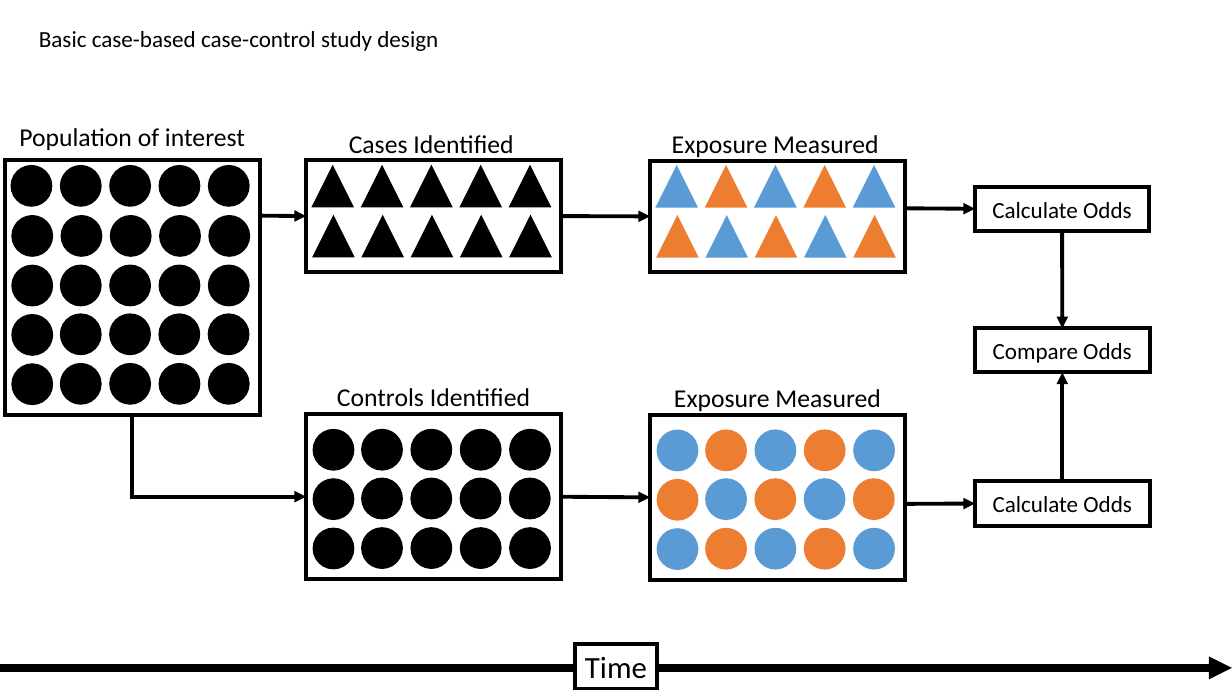
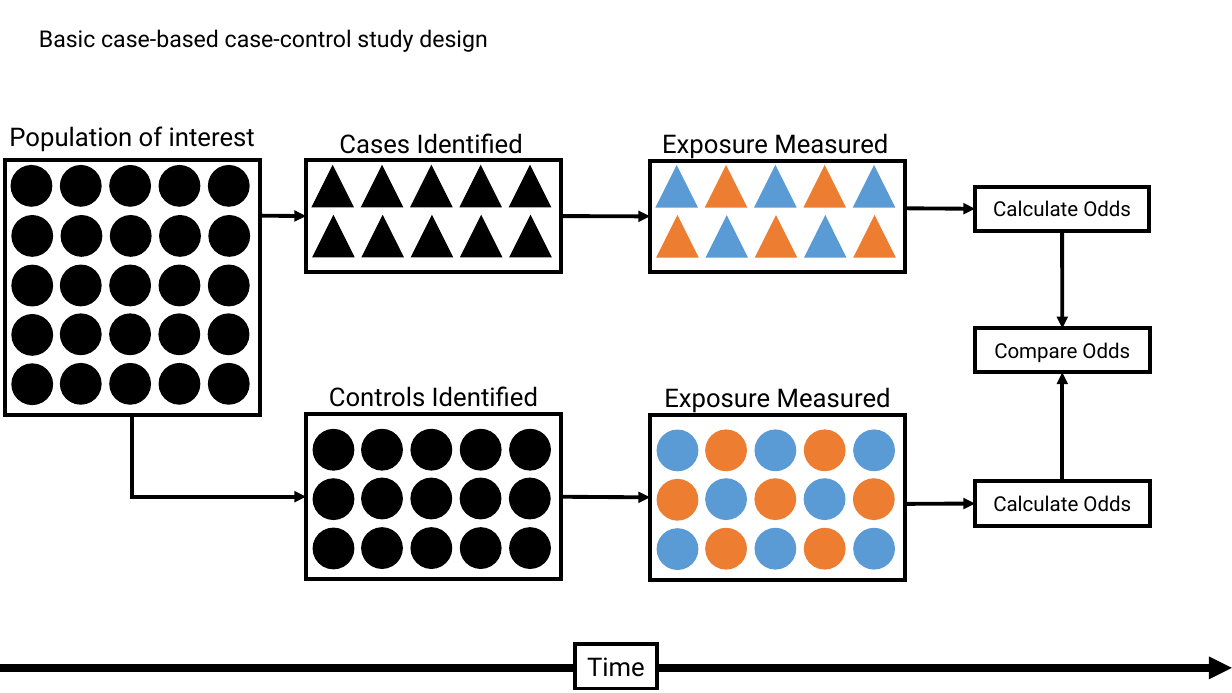
Before and after one commit to brad-cannell/epi_3_public, a slide deck: slide 27 of modules/graphics/epi_3_graphics.pptx. Drawn at 1232x693 pixels with LibreOffice and Linux fonts; fonts in the diff are those of the drawing. Boxes give left, top, right and bottom in pixels: in the first picture for what was removed or moved away, otherwise in the second. Text is boxed around its words. In the diff, an @@ line names an element or a change of style, - is before the commit and + after.

Commit message:
Change font from Univers to Avenir
In the graphics ppt

```diff
--- a/modules/graphics/epi_3_graphics.pptx
+++ b/modules/graphics/epi_3_graphics.pptx
@@ font Calibri to Roboto in 6 elements at <box>9,126,255,152</box>, <box>662,133,888,160</box>, <box>329,386,538,413</box>, <box>664,387,891,414</box>, <box>339,133,523,160</box>, <box>39,29,487,52</box> @@
@@ text "Population of interest": place and size @@
-text "Population of interest" at <box>19,128,245,150</box>
+text "Population of interest" at <box>9,126,255,152</box>
@@ text "Cases Identified": place and size @@
-text "Cases Identified" at <box>349,135,513,159</box>
+text "Cases Identified" at <box>339,133,523,160</box>
@@ text "Exposure Measured": place and size @@
-text "Exposure Measured" at <box>672,135,878,160</box>
+text "Exposure Measured" at <box>662,133,888,160</box>
@@ size 18 to 16 pt, font Calibri to Roboto in 3 elements at <box>975,187,1150,231</box>, <box>975,482,1150,526</box>, <box>975,328,1150,372</box> @@
@@ text "Controls Identified": place and size @@
-text "Controls Identified" at <box>337,388,530,413</box>
+text "Controls Identified" at <box>329,386,538,413</box>
@@ text "Exposure Measured": place and size @@
-text "Exposure Measured" at <box>674,389,880,411</box>
+text "Exposure Measured" at <box>664,387,891,414</box>
@@ rectangle "Time" at <box>575,644,658,689</box>: size 24 to 20 pt, font Calibri to Roboto @@
```
Also in this commit, not shown: 22 other slides changed.
